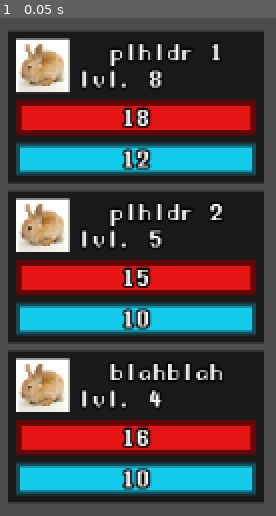
Above: before the commit, frame 1.
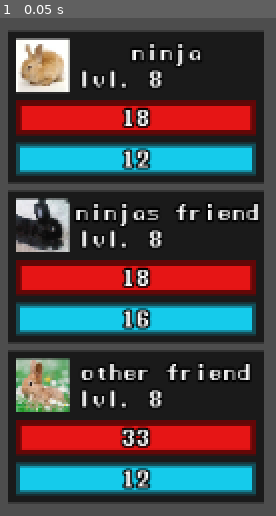
Above: after the commit, the same moment.

Repository: qwerty4u6/group-game
Game: Godot game, scene res://scenes/main.tscn
Two runs of this game, one before a commit and one after it. Both use one fixed random seed, a clock stepped at 60 frames per second and the inputs below.
Inputs:
- Up to frame 1 (0.05 s): no input

The runs differ from the first frame. In frame 1, 7.6% of the frame differs, in the area x 5-94%, y 5-95%.

Commit message:
idfk

Diff:
--- a/project.godot
+++ b/project.godot
@@ -19,6 +19,33 @@
 window/size/viewport_width=1200
 window/size/viewport_height=800
 
+[input]
+
+move_up={
+"deadzone": 0.5,
+"events": [Object(InputEventKey,"resource_local_to_scene":false,"resource_name":"","device":-1,"window_id":0,"alt_pressed":false,"shift_pressed":false,"ctrl_pressed":false,"meta_pressed":false,"pressed":false,"keycode":0,"physical_keycode":87,"key_label":0,"unicode":119,"echo":false,"script":null)
+, Object(InputEventKey,"resource_local_to_scene":false,"resource_name":"","device":-1,"window_id":0,"alt_pressed":false,"shift_pressed":false,"ctrl_pressed":false,"meta_pressed":false,"pressed":false,"keycode":0,"physical_keycode":4194320,"key_label":0,"unicode":0,"echo":false,"script":null)
+]
+}
+move_down={
+"deadzone": 0.5,
+"events": [Object(InputEventKey,"resource_local_to_scene":false,"resource_name":"","device":-1,"window_id":0,"alt_pressed":false,"shift_pressed":false,"ctrl_pressed":false,"meta_pressed":false,"pressed":false,"keycode":0,"physical_keycode":83,"key_label":0,"unicode":115,"echo":false,"script":null)
+, Object(InputEventKey,"resource_local_to_scene":false,"resource_name":"","device":-1,"window_id":0,"alt_pressed":false,"shift_pressed":false,"ctrl_pressed":false,"meta_pressed":false,"pressed":false,"keycode":0,"physical_keycode":4194322,"key_label":0,"unicode":0,"echo":false,"script":null)
+]
+}
+move_left={
+"deadzone": 0.5,
+"events": [Object(InputEventKey,"resource_local_to_scene":false,"resource_name":"","device":-1,"window_id":0,"alt_pressed":false,"shift_pressed":false,"ctrl_pressed":false,"meta_pressed":false,"pressed":false,"keycode":0,"physical_keycode":65,"key_label":0,"unicode":97,"echo":false,"script":null)
+, Object(InputEventKey,"resource_local_to_scene":false,"resource_name":"","device":-1,"window_id":0,"alt_pressed":false,"shift_pressed":false,"ctrl_pressed":false,"meta_pressed":false,"pressed":false,"keycode":0,"physical_keycode":4194319,"key_label":0,"unicode":0,"echo":false,"script":null)
+]
+}
+move_right={
+"deadzone": 0.5,
+"events": [Object(InputEventKey,"resource_local_to_scene":false,"resource_name":"","device":-1,"window_id":0,"alt_pressed":false,"shift_pressed":false,"ctrl_pressed":false,"meta_pressed":false,"pressed":false,"keycode":0,"physical_keycode":68,"key_label":0,"unicode":100,"echo":false,"script":null)
+, Object(InputEventKey,"resource_local_to_scene":false,"resource_name":"","device":-1,"window_id":0,"alt_pressed":false,"shift_pressed":false,"ctrl_pressed":false,"meta_pressed":false,"pressed":false,"keycode":0,"physical_keycode":4194321,"key_label":0,"unicode":0,"echo":false,"script":null)
+]
+}
+
 [rendering]
 
 textures/canvas_textures/default_texture_filter=0
--- a/resources/player characters/ninja.tres
+++ b/resources/player characters/ninja.tres
@@ -1,12 +1,12 @@
 [gd_resource type="Resource" load_steps=3 format=3 uid="uid://c8ls3v3g46swi"]
 
 [ext_resource type="Script" path="res://resources/base_player.gd" id="1_oqi5b"]
-[ext_resource type="Texture2D" uid="uid://loyklney77i2" path="res://assets/sprites/placeholder 3.png" id="2_ngprg"]
+[ext_resource type="Texture2D" uid="uid://dadylq3c81588" path="res://assets/sprites/placeholder 1.png" id="2_vv4sw"]
 
 [resource]
 script = ExtResource("1_oqi5b")
 name = "ninja"
-texture = ExtResource("2_ngprg")
+texture = ExtResource("2_vv4sw")
 level = 8
 max_hp = 18
 hp = 18
--- /dev/null
+++ b/resources/player characters/ninja2.tres
@@ -0,0 +1,14 @@
+[gd_resource type="Resource" load_steps=3 format=3 uid="uid://ue2y8g8e2hk0"]
+
+[ext_resource type="Script" path="res://resources/base_player.gd" id="1_y8am8"]
+[ext_resource type="Texture2D" uid="uid://d2q2kehi0vemb" path="res://assets/sprites/placeholder 2.png" id="2_g5072"]
+
+[resource]
+script = ExtResource("1_y8am8")
+name = "ninjas friend"
+texture = ExtResource("2_g5072")
+level = 8
+max_hp = 18
+hp = 18
+max_mana = 16
+mana = 16
--- /dev/null
+++ b/resources/player characters/ninja3.tres
@@ -0,0 +1,14 @@
+[gd_resource type="Resource" load_steps=3 format=3 uid="uid://cu0i25htpip2x"]
+
+[ext_resource type="Script" path="res://resources/base_player.gd" id="1_fx0q6"]
+[ext_resource type="Texture2D" uid="uid://loyklney77i2" path="res://assets/sprites/placeholder 3.png" id="2_3st47"]
+
+[resource]
+script = ExtResource("1_fx0q6")
+name = "other friend"
+texture = ExtResource("2_3st47")
+level = 8
+max_hp = 33
+hp = 33
+max_mana = 12
+mana = 12
--- a/scenes/battle.gd
+++ b/scenes/battle.gd
@@ -1,52 +1,27 @@
 extends Control
 
-static var team_members = [
-	{
-		"name": "plhldr 1",
-		"level": 8,
-
-		"max_hp": 18,
-		"hp": 18,
-		"max_mana": 12,
-		"mana": 12,
-	},
-	{
-		"name": "plhldr 2",
-		"level": 5,
-
-		"max_hp": 15,
-		"hp": 15,
-		"max_mana": 10,
-		"mana": 10,
-	},
-	{
-		"name": "blahblah",
-		"level": 4,
-
-		"max_hp": 16,
-		"hp": 16,
-		"max_mana": 10,
-		"mana": 10,
-	}
-]
-
-var char_stat_displays = []
+var team_resources
+var members = []
 
 @onready var char_stat_display_scene = preload("res://scenes/char_stat_display.tscn")
 
 func _ready():
+	team_resources = [
+		load("res://resources/player characters/ninja.tres"),
+		load("res://resources/player characters/ninja2.tres"),
+		load("res://resources/player characters/ninja3.tres")
+	]
 	var i = 0
-	var offset = (806 - team_members.size() * 120) / 2
-	for member in team_members:
+	var offset = (806 - team_resources.size() * 120) / 2
+	for member in team_resources.size():
 		var disp = char_stat_display_scene.instantiate()
-		char_stat_displays.push_back(disp)
+		members.push_back(disp)
 		add_child(disp)
+		disp.init(team_resources[i])
 
-		disp.get_node("NameLabel").text = member.name
-		disp.get_node("LevelLabel").text = "lvl. " + str(member.level)
-		disp.set_max_hp(member.max_hp)
-		disp.set_hp(member.hp)
-		disp.set_max_mana(member.max_mana)
-		disp.set_mana(member.mana)
 		disp.position = Vector2(6, offset + i * 120)
 		i += 1
+
+func _input(event):
+	if event.is_action_pressed("move_up"):
+		pass
--- a/scenes/char_stat_display.gd
+++ b/scenes/char_stat_display.gd
@@ -1,4 +1,6 @@
 extends Panel
+
+var res
 
 var hp_bar
 var hp_label
@@ -10,6 +12,16 @@
 	hp_label = hp_bar.get_node("Label")
 	mana_bar = $ManaBar
 	mana_label = mana_bar.get_node("Label")
+
+func init(member):
+	res = member
+	get_node("NameLabel").text = res.name
+	get_node("LevelLabel").text = "lvl. " + str(res.level)
+	get_node("TextureRect").texture = res.texture
+	set_max_hp(res.max_hp)
+	set_hp(res.hp)
+	set_max_mana(res.max_mana)
+	set_mana(res.mana)
 
 func set_max_hp(hp):
 	hp_bar.max_value = hp
Binary file changed: assets/sprites/placeholder 2.png
Not shown, changed: assets/sprites/placeholder 2.png.import
Binary file changed: assets/sprites/placeholder 3.png
Not shown, changed: assets/sprites/placeholder 3.png.import
Not shown, added: scenes/cha76F6.tmp
